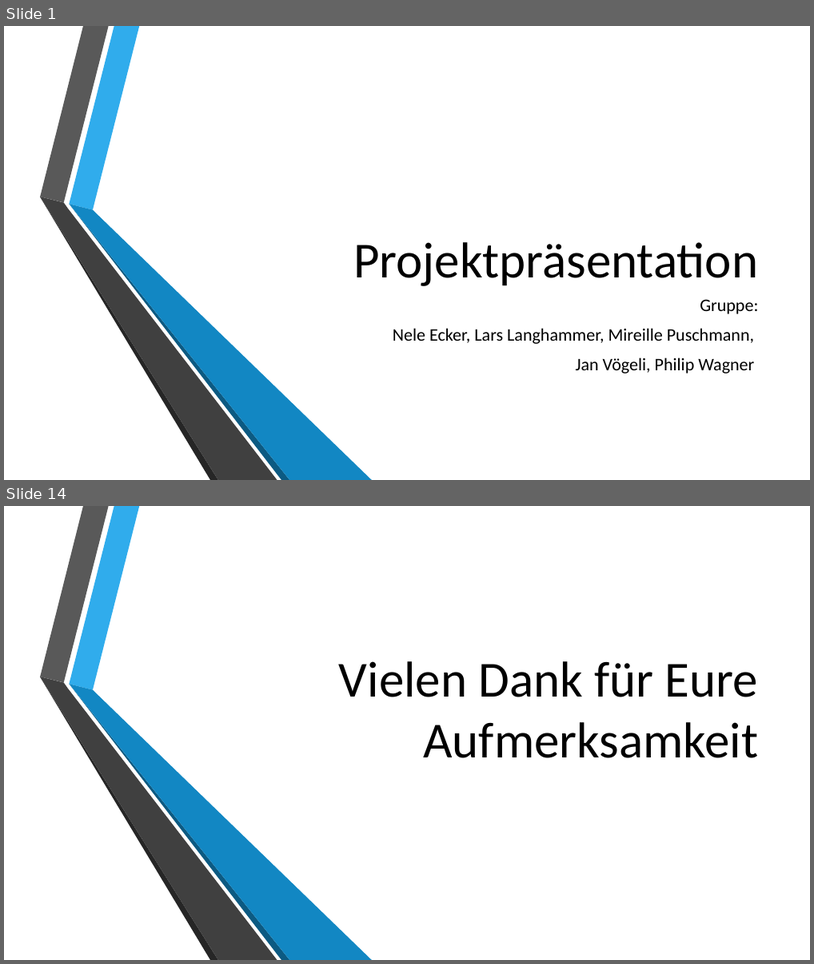
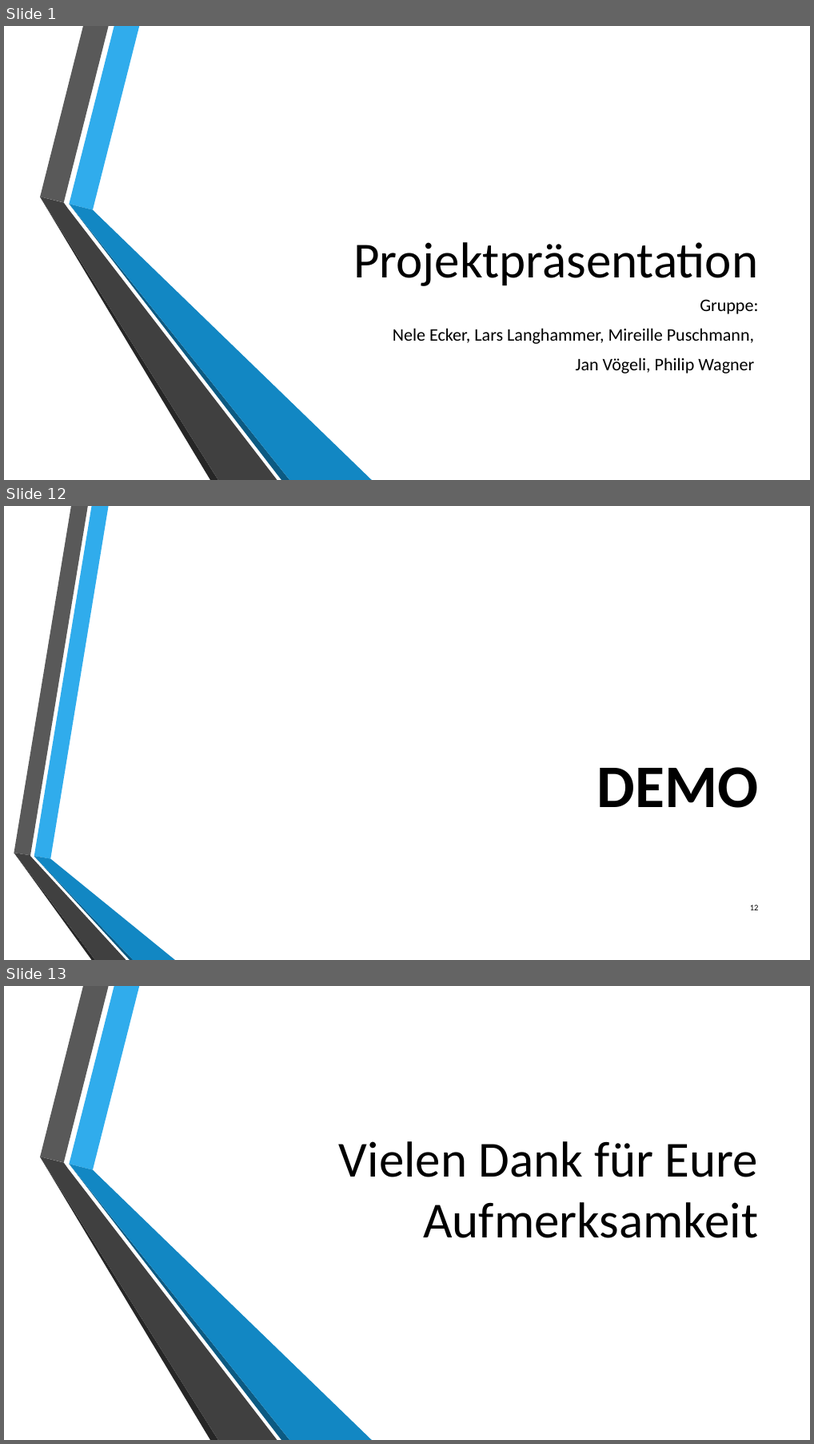
Before and after one commit to philipwagner1994/ProjectDHBW, a slide deck: Documentation/Projektpräsentationabschluss.pptx. Shown one above the other, each under a label of ours: slides 1 and 14 before the commit, slides 1, 12 and 13 after it; the slides between them are not shown. The pictures are 814x964 and 814x1444 pixels, drawn with LibreOffice and Linux fonts; fonts in the diff are those of the drawing; background and template pictures are left out. Boxes give left, top, right and bottom in pixels: in the first picture for what was removed or moved away, otherwise in the second. Text is boxed around its words. In the diff, an @@ line names an element or a change of style, - is before the commit and + after.

```diff
--- a/Documentation/Projektpräsentationabschluss.pptx
+++ b/Documentation/Projektpräsentationabschluss.pptx
@@ slide 12 added at (x1=4, y1=506, x2=810, y2=960), background picture (left out) @@
@@ title added at (x1=598, y1=767, x2=759, y2=808), 72 pt, text #000000, bold @@
+DEMO
@@ group added at (x1=14, y1=506, x2=175, y2=960): 6 freeform shapes @@
@@ page number added at (x1=750, y1=904, x2=759, y2=910), 10 pt, text #000000 @@
+12
@@ what was slide 14 is now slide 13 @@
```
Also in this commit, not shown: 10 slides changed, 2 slides removed.
